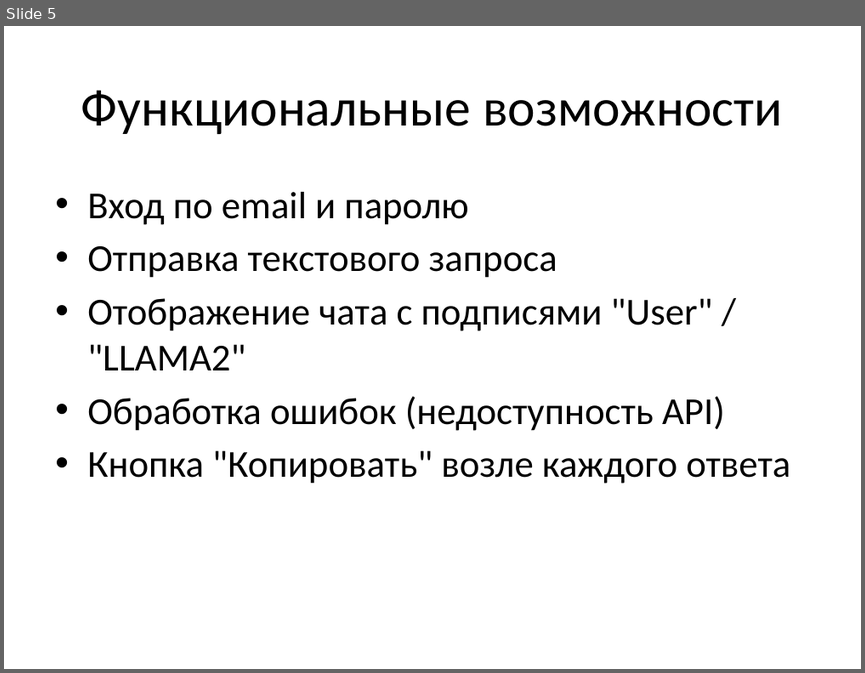
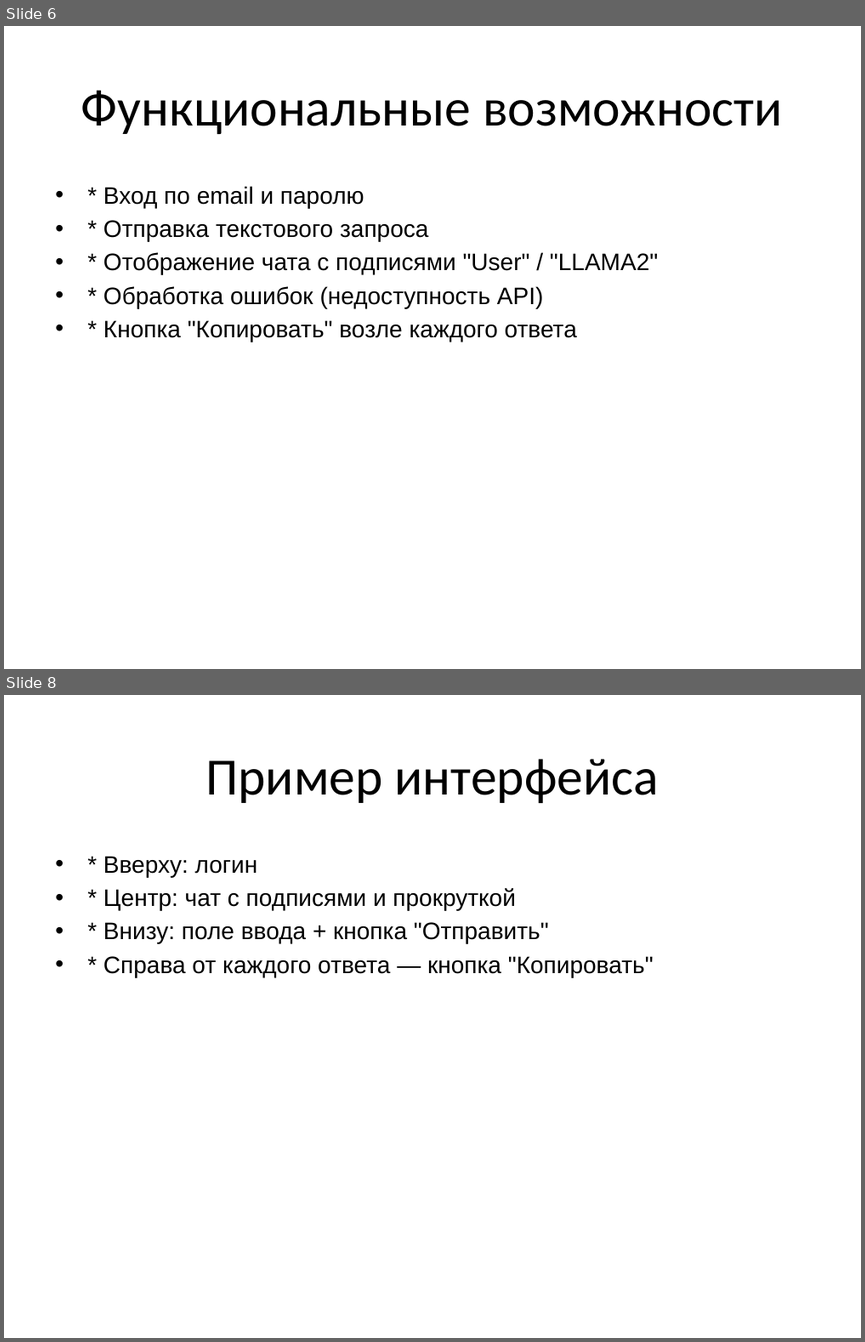
Before and after one commit to Pineson86/ui_ollama, a slide deck: presentation.pptx. Shown one above the other, each under a label of ours: slide 5 before the commit, slides 6 and 8 after it; the slides between them are not shown. The pictures are 865x673 and 865x1342 pixels, drawn with LibreOffice and Linux fonts; fonts in the diff are those of the drawing. Boxes give left, top, right and bottom in pixels: in the first picture for what was removed or moved away, otherwise in the second. Text is boxed around its words. In the diff, an @@ line names an element or a change of style, - is before the commit and + after.

```diff
--- a/presentation.pptx
+++ b/presentation.pptx
@@ slide 8 added at box(4, 695, 861, 1338), background #FFFFFF @@
@@ title added at box(205, 759, 658, 803), 44 pt, text #000000 @@
+Пример интерфейса
@@ text added at box(103, 856, 653, 977), 20 pt, text #000000 @@
+• * Вверху: логин
+• * Центр: чат с подписями и прокруткой
+• * Внизу: поле ввода + кнопка "Отправить"
+• * Справа от каждого ответа — кнопка "Копировать"
@@ what was slide 5 is now slide 6 @@
@@ slide 6 changed as well @@
@@ text at box(103, 186, 658, 341): text changed; size 32 to 20 pt; font Calibri to Arial @@
-• Вход по email и паролю
-• Отправка текстового запроса
-• Отображение чата с подписями "User" / "LLAMA2"
-• Обработка ошибок (недоступность API)
-• Кнопка "Копировать" возле каждого ответа
+• * Вход по email и паролю
+• * Отправка текстового запроса
+• * Отображение чата с подписями "User" / "LLAMA2"
+• * Обработка ошибок (недоступность API)
+• * Кнопка "Копировать" возле каждого ответа
```
Also in this commit, not shown: 4 other slides changed, 3 other slides added, 1 other file.
